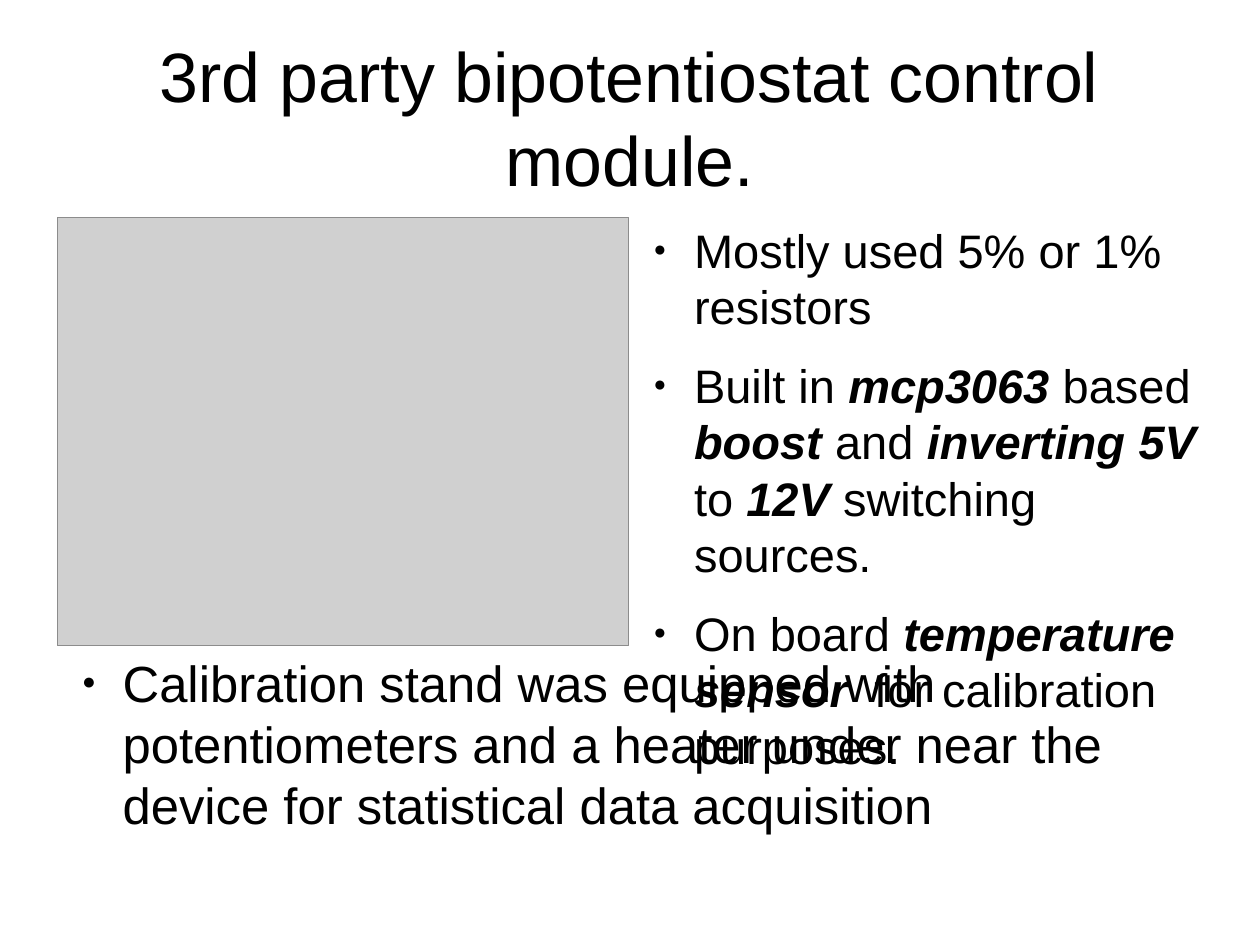
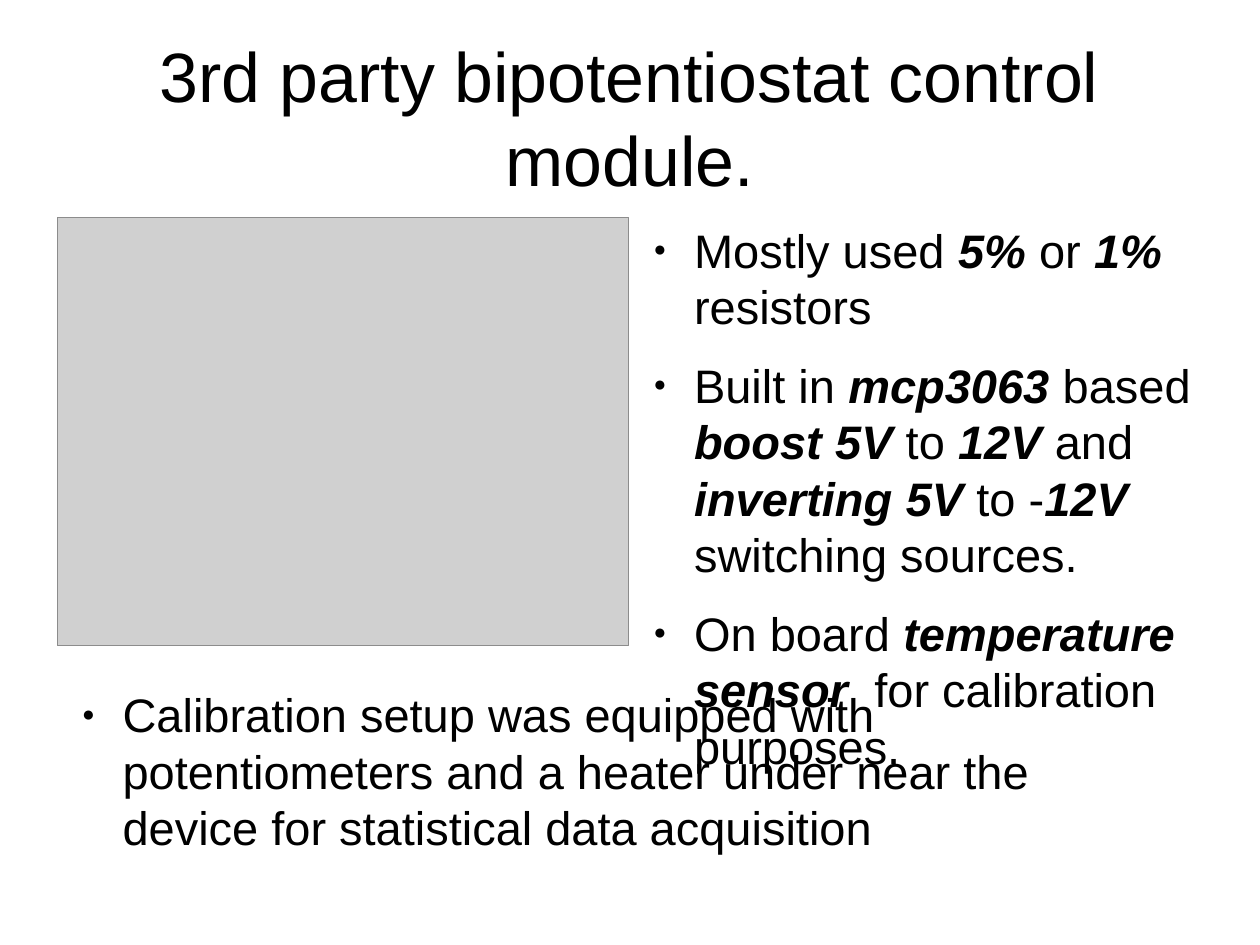
Before and after one commit to z80/mapper, a slide deck: slide 10 of docs/pres/pres.odp (slide 9 before the commit). Drawn at 1260x945 pixels with LibreOffice and Linux fonts; fonts in the diff are those of the drawing; grey boxes stand for pictures. Boxes give left, top, right and bottom in pixels: in the first picture for what was removed or moved away, otherwise in the second. Text is boxed around its words. In the diff, an @@ line names an element or a change of style, - is before the commit and + after.

```diff
--- a/docs/pres/pres.odp
+++ b/docs/pres/pres.odp
@@ text at <box>694,234,1162,325</box>: bold on, italic on in "5% 1%" @@
@@ text at <box>694,369,1191,581</box>: text changed @@
-● Built in mcp3063 based boost and inverting 5V to 12V switching sources.
+● Built in mcp3063 based boost 5V to 12V and inverting 5V to -12V switching sources.
@@ text at <box>123,695,1028,854</box>: text changed; size 32 to 29.6 pt @@
-● Calibration stand was equipped with potentiometers and a heater under near the device for statistical data acquisition
+● Calibration setup was equipped with potentiometers and a heater under near the device for statistical data acquisition
```
Also in this commit, not shown: 1 slide added, 1 other file.
